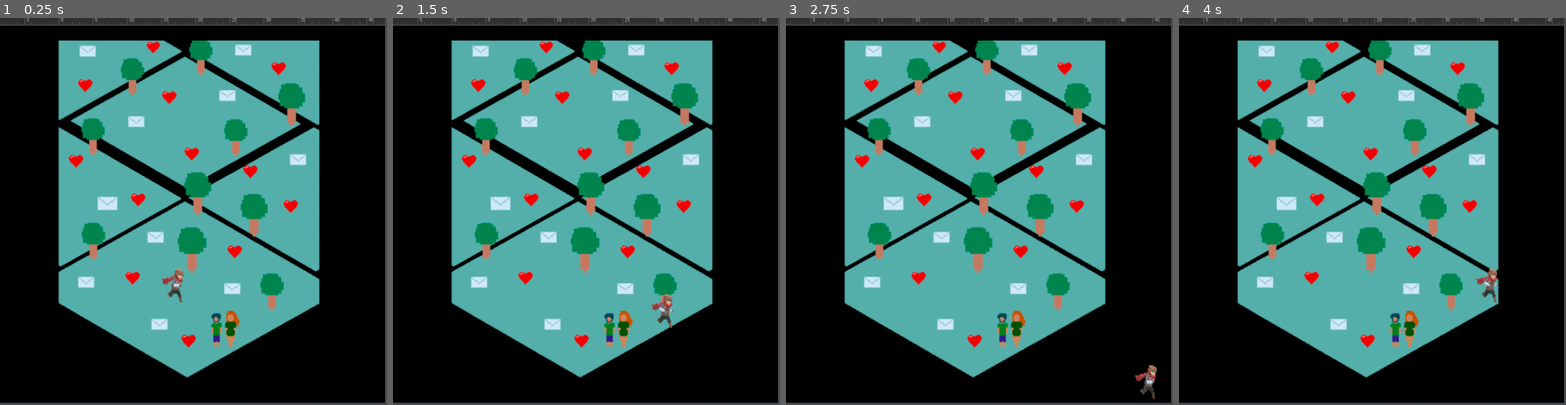
Above: before the commit, frames 1-4 (left to right).
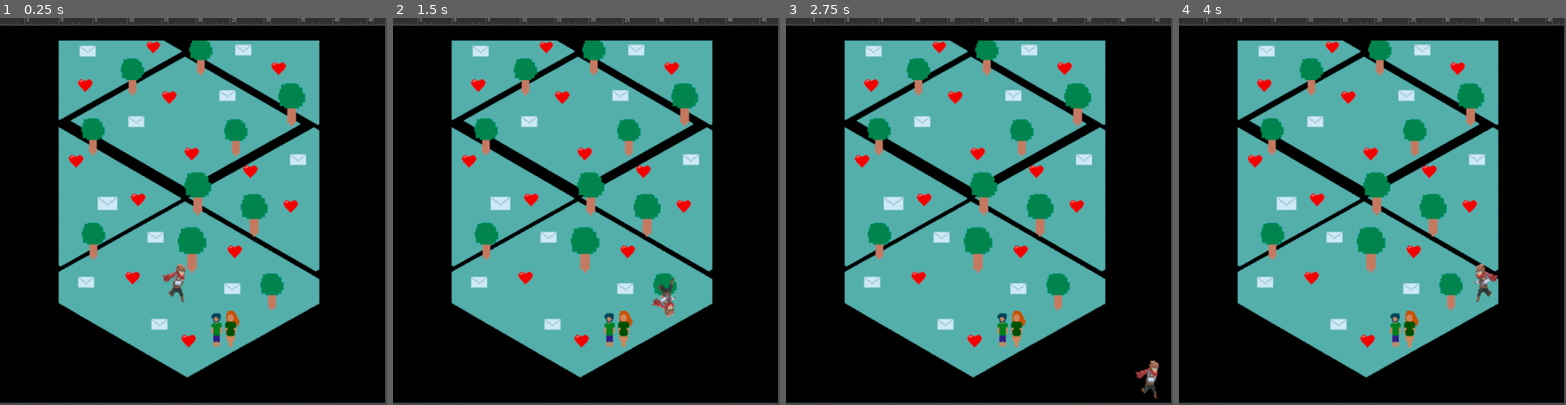
Above: after the commit, the same moments.

Repository: animanoir/filojam
Game: Godot game, scene res://Scenes/Scene1.tscn
Two runs of this game, one before a commit and one after it. Both use one fixed random seed, a clock stepped at 60 frames per second and the inputs below.
Inputs:
- Up to frame 1 (0.25 s): no input
- Up to frame 2 (1.5 s): hold Right (ui_right) 0.53-1.28 s; hold Down (ui_down) from 1.28 s (still down)
- Up to frame 3 (2.75 s): release Down (ui_down) at 2.03 s; hold Right (ui_right) from 2.03 s (still down)
- Up to frame 4 (4 s): release Right (ui_right) at 2.78 s; hold Up (ui_up) 2.78-3.53 s; hold Left (ui_left) from 3.53 s (still down)

The runs differ from the first frame. In frame 1, 0.3% of the frame differs, in the area x 41-48%, y 63-74%; in frame 2, 0.4%; in frame 3, 0.3%; in frame 4, 0.4%, in the area x 76-83%, y 63-74%.

Commit message:
reflejos
cambia la manera en la que personaje se mueve (en la animación), dependiendo si este va de un lado u otro

Diff:
--- a/Scenes/Player/Player.gd
+++ b/Scenes/Player/Player.gd
@@ -15,6 +15,14 @@
 		velocity.y += 1
 	if Input.is_action_pressed("ui_up"):
 		velocity.y -= 1
+	if velocity.x != 0:
+		$AnimatedSprite.animation = "walk"
+		$AnimatedSprite.flip_v = false
+	# See the note below about boolean assignment.
+		$AnimatedSprite.flip_h = velocity.x < 0
+	elif velocity.y != 0:
+		$AnimatedSprite.animation = "up"
+		$AnimatedSprite.flip_v = velocity.y > 0
 	velocity = velocity.normalized() * speed
 
 func _physics_process(delta):
--- a/Scenes/Player/Player.tscn
+++ b/Scenes/Player/Player.tscn
@@ -49,11 +49,11 @@
 
 [node name="CollisionShape2D" type="CollisionShape2D" parent="."]
 position = Vector2( 25.75, 33.25 )
-shape = SubResource( 8 )
+shape = SubResource( 1 )
 
 [node name="AnimatedSprite" type="AnimatedSprite" parent="."]
-position = Vector2( 20, 29 )
-scale = Vector2( 1.69134, 1.9223 )
-frames = SubResource( 1 )
+position = Vector2( 22.1189, 24.2324 )
+scale = Vector2( 1.7761, 2.18001 )
+frames = SubResource( 8 )
 frame = 5
 playing = true
Not shown: 2 places in Scenes/Player/Player.tscn that only renumber resources
